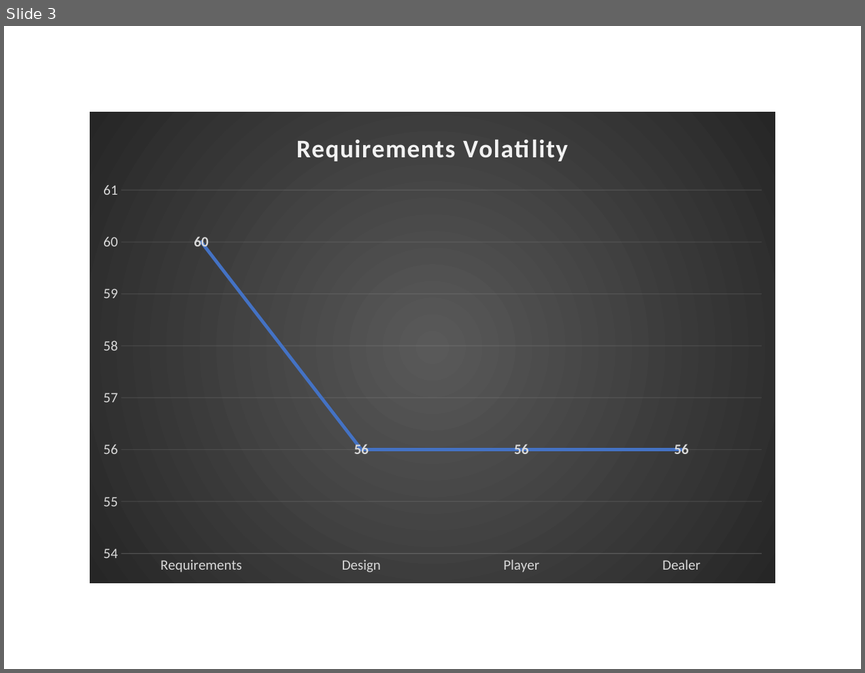
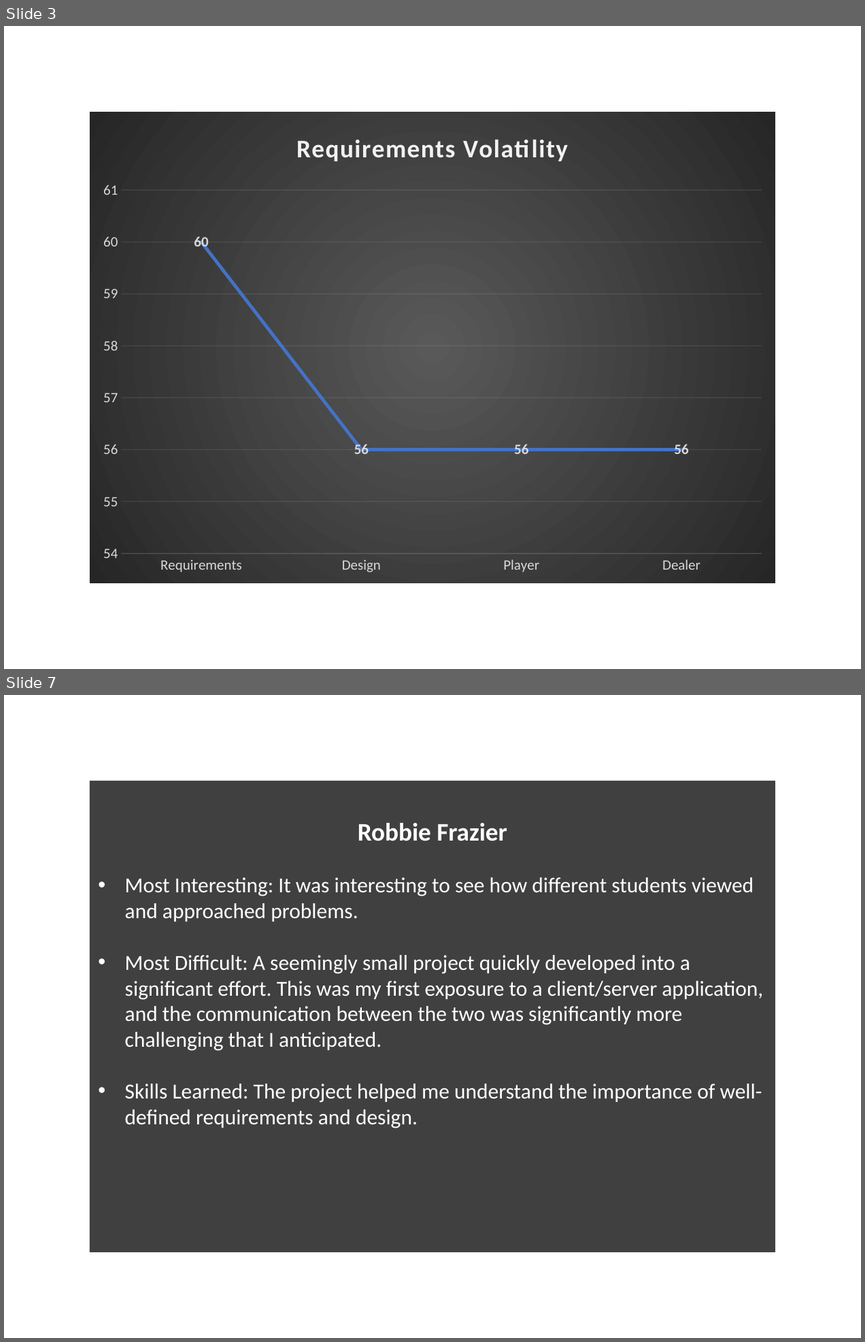
Before and after one commit to Randude14/FundamentalsPokerGame, a slide deck: Documentation/Group 002-5 Summary.pptx. Shown one above the other, each under a label of ours: slide 3 before the commit, slides 3 and 7 after it; the slides between them are not shown. The pictures are 865x673 and 865x1342 pixels, drawn with LibreOffice and Linux fonts; fonts in the diff are those of the drawing; background and template pictures are left out. Boxes give left, top, right and bottom in pixels: in the first picture for what was removed or moved away, otherwise in the second. Text is boxed around its words. In the diff, an @@ line names an element or a change of style, - is before the commit and + after.

Commit message:
Added Robbie slide; cleaned up formatting

```diff
--- a/Documentation/Group 002-5 Summary.pptx
+++ b/Documentation/Group 002-5 Summary.pptx
@@ slide 7 added at (x1=4, y1=695, x2=861, y2=1338), background picture (left out) @@
@@ rectangle added at (x1=90, y1=781, x2=775, y2=1252), fill #000000 at 75% opacity, 18 pt, text #FFFFFF @@
+Robbie Frazier
+• Most Interesting: It was interesting to see how different students viewed and approached problems.
+• Most Difficult: A seemingly small project quickly developed into a significant effort. This was my first exposure to a client/server application, and the communication between the two was significantly more challenging that I anticipated.
+• Skills Learned: The project helped me understand the importance of well-defined requirements and design.
```
Also in this commit, not shown: 6 slides changed.
